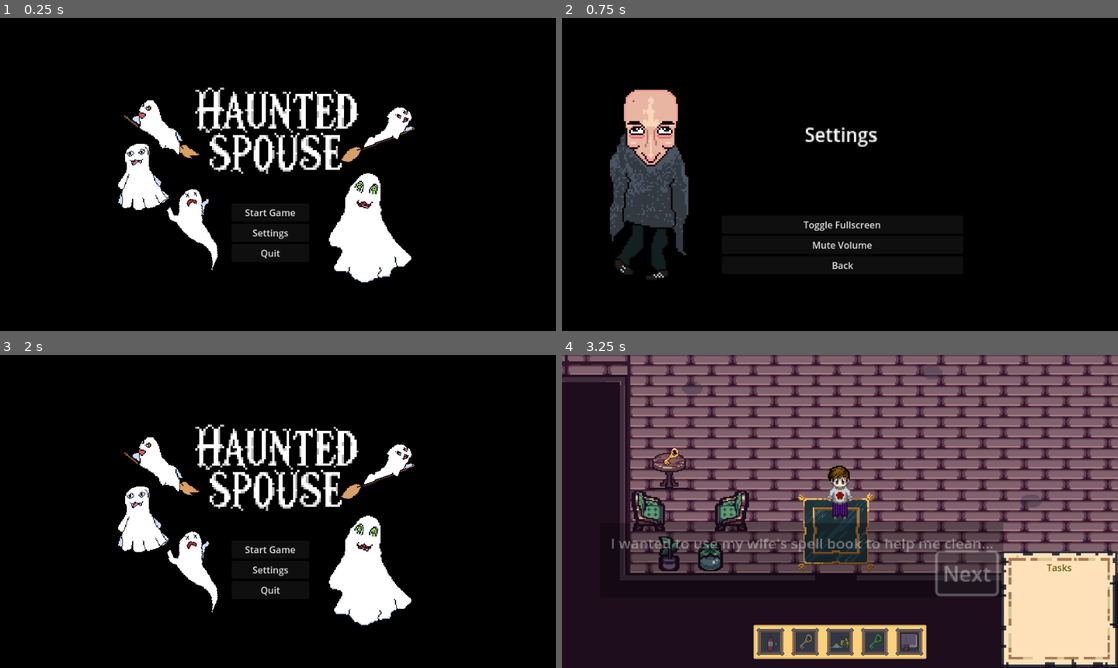
Above: before the commit, frames 1-4 (two rows, left to right).
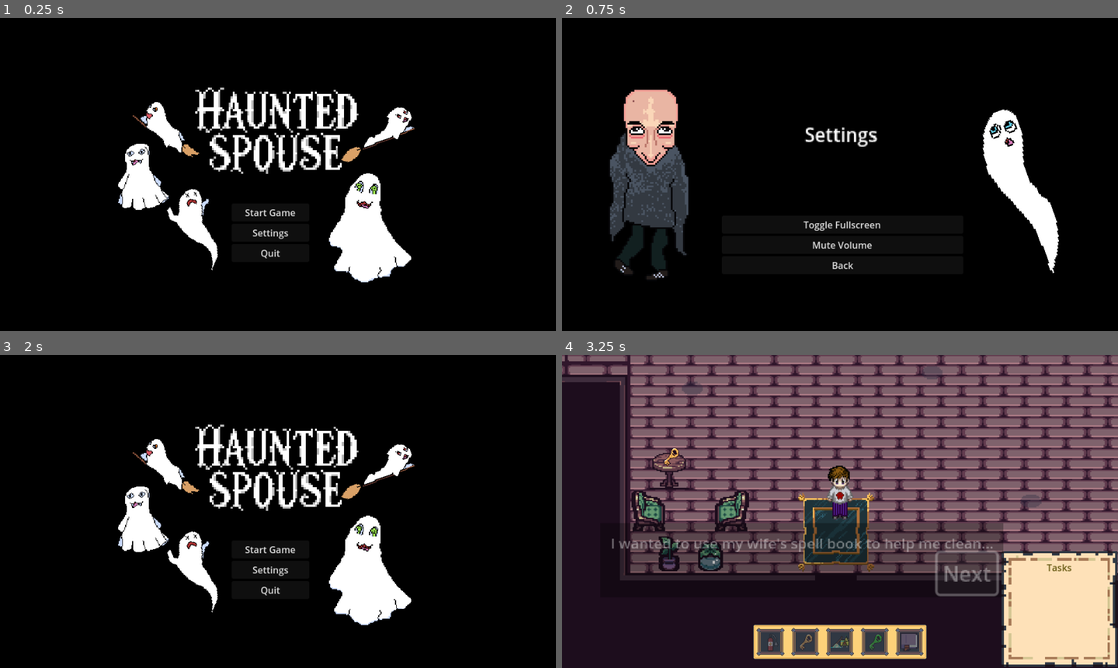
Above: after the commit, the same moments.

Repository: EvanNavel/HauntedSpouse
Game: Godot game, scene res://scenes/ui/title_screen.tscn
Same seed, same stepped clock (60 frames per second), same inputs: the game is played once before the commit and once after it. This scene is started directly instead of the project's main scene.
Inputs:
- Up to frame 1 (0.25 s): no input
- Up to frame 2 (0.75 s): click "Settings" at 0.5 s
- Up to frame 3 (2 s): click "Back" at 1.25 s
- Up to frame 4 (3.25 s): click "Start Game" at 2 s; click "Next" at 2.75 s

The runs differ from the first frame. In frame 1, 0.5% of the frame differs, in the area x 22-36%, y 26-45%; in frame 2, 2.6%, in the area x 75-90%, y 29-82%; in frame 3, 0.5%; in frame 4, nothing differs.

Commit message:
added more ghost ui

Diff:
--- a/hauntedspouse/scenes/ui/settings.tscn
+++ b/hauntedspouse/scenes/ui/settings.tscn
@@ -1,8 +1,9 @@
-[gd_scene load_steps=4 format=3 uid="uid://cg2fp1pv5xr7r"]
+[gd_scene load_steps=5 format=3 uid="uid://cg2fp1pv5xr7r"]
 
 [ext_resource type="Script" path="res://scenes/ui/settings.gd" id="1_uef56"]
 [ext_resource type="Texture2D" uid="uid://dn71rn020ef8v" path="res://assets/air male big.png" id="2_hyokw"]
 [ext_resource type="Script" path="res://scenes/ui/title_animation.gd" id="3_miene"]
+[ext_resource type="Texture2D" uid="uid://bik6pblu0cvmq" path="res://assets/ui/title_ghost_5.png" id="4_c2sv2"]
 
 [node name="Control" type="Control"]
 layout_mode = 3
@@ -12,6 +13,7 @@
 script = ExtResource("1_uef56")
 
 [node name="Background" type="ColorRect" parent="."]
+layout_mode = 0
 offset_left = -102.0
 offset_top = -64.0
 offset_right = 1092.0
@@ -28,6 +30,11 @@
 text = "Settings"
 horizontal_alignment = 1
 vertical_alignment = 1
+
+[node name="Sprite2D" type="Sprite2D" parent="."]
+position = Vector2(151, 286)
+texture = ExtResource("2_hyokw")
+script = ExtResource("3_miene")
 
 [node name="VBoxContainer" type="VBoxContainer" parent="."]
 layout_mode = 1
@@ -51,7 +58,9 @@
 layout_mode = 2
 text = "Back"
 
-[node name="Sprite2D" type="Sprite2D" parent="VBoxContainer"]
-position = Vector2(-125, -55)
-texture = ExtResource("2_hyokw")
+[node name="Sprite2D2" type="Sprite2D" parent="."]
+position = Vector2(793, 302)
+rotation = -0.342847
+scale = Vector2(2.60199, 2.65302)
+texture = ExtResource("4_c2sv2")
 script = ExtResource("3_miene")
--- a/hauntedspouse/scenes/ui/title_screen.tscn
+++ b/hauntedspouse/scenes/ui/title_screen.tscn
@@ -54,11 +54,10 @@
 offset_bottom = -269.8
 texture = ExtResource("1_dnw6o")
 
-[node name="Sprite2D" type="Sprite2D" parent="."]
-z_index = 1
-position = Vector2(280, 192)
-rotation = 0.0195256
-scale = Vector2(1.73008, 1.79835)
+[node name="Sprite2D6" type="Sprite2D" parent="."]
+position = Vector2(288, 192)
+rotation = 0.0581425
+scale = Vector2(1.55607, 1.65614)
 texture = ExtResource("3_t0qen")
 
 [node name="Sprite2D2" type="Sprite2D" parent="."]
